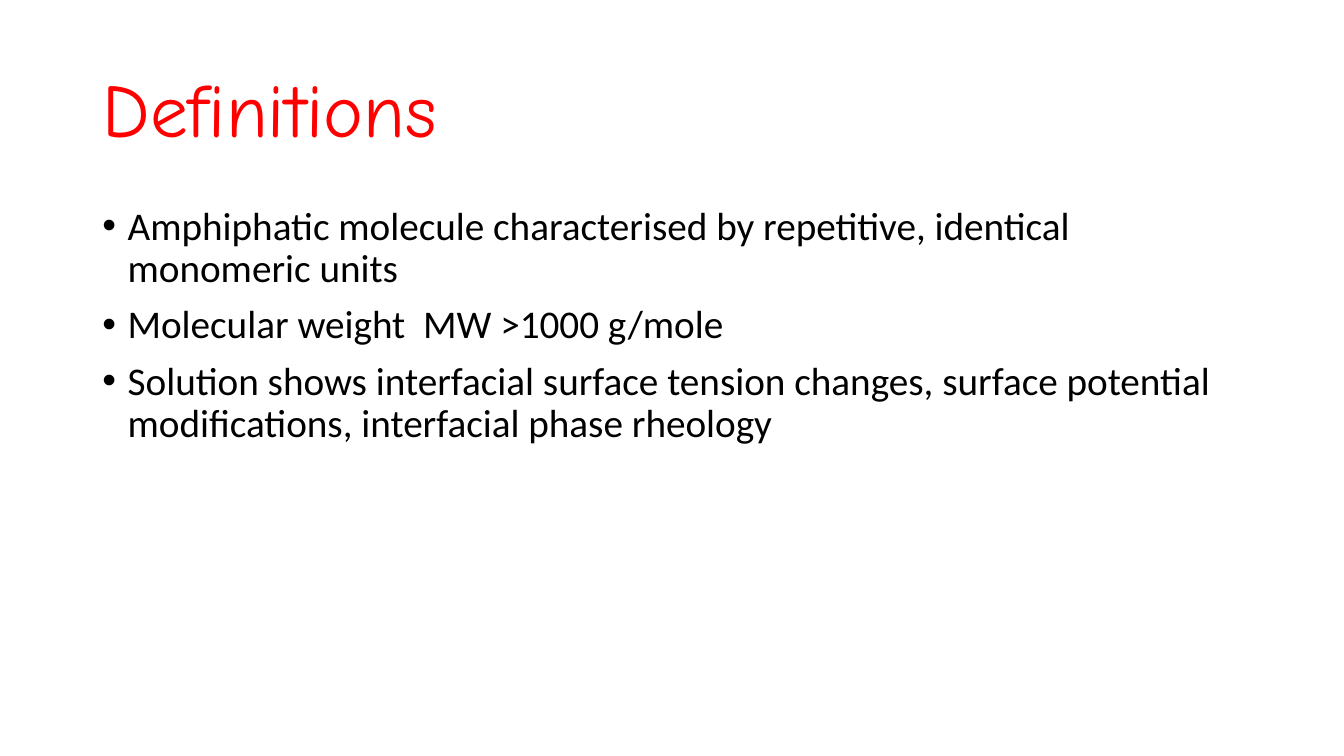
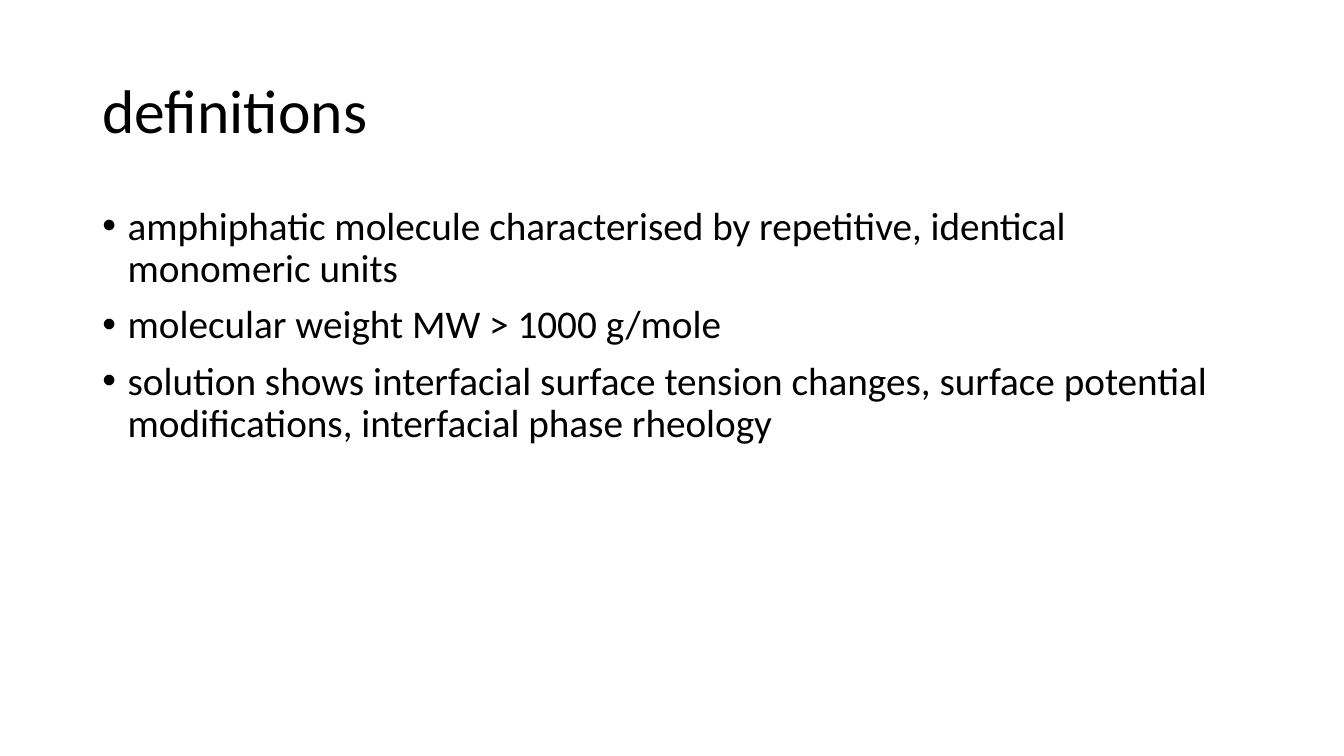
Before and after one commit to LilianaBohus/chemistry-presenations, a slide deck: slide 56 of formulations-and-surfactants.pptx. Drawn at 1344x756 pixels with LibreOffice and Linux fonts; fonts in the diff are those of the drawing. Boxes give left, top, right and bottom in pixels: in the first picture for what was removed or moved away, otherwise in the second. Text is boxed around its words. In the diff, an @@ line names an element or a change of style, - is before the commit and + after.

```diff
--- a/formulations-and-surfactants.pptx
+++ b/formulations-and-surfactants.pptx
@@ title at <box>102,90,367,134</box>: text changed; size 54 to 44 pt; font Comic Neue to Calibri; text colour #FF0000 to #000000 @@
-Definitions
+definitions
@@ text at <box>128,212,1207,444</box>: text changed @@
-• Amphiphatic molecule characterised by repetitive, identical monomeric units
-• Molecular weight MW >1000 g/mole
-• Solution shows interfacial surface tension changes, surface potential modifications, interfacial phase rheology
+• amphiphatic molecule characterised by repetitive, identical monomeric units
+• molecular weight MW > 1000 g/mole
+• solution shows interfacial surface tension changes, surface potential modifications, interfacial phase rheology
```
Also in this commit, not shown: 17 other slides changed.
